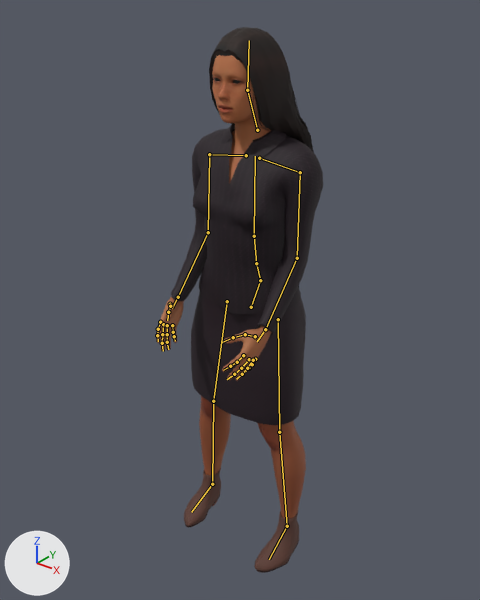
The glTF model public/models/npcs/sandton-professional.glb: old version first, new version second.
Rendered twice from a camera (50 mm lens) standing at (1.137, -1.501, 1.834) and looking at (-0.012, -0.065, 0.944). Arrows for +X, +Y and +Z are at lower left; the lights stay in place. The older version comes first. Both versions are drawn at frame 8 of the action 'idle'; the numbers are the values there. The bones that change, and the others that lie on the model, are drawn over the model as lines.

Objects in the first picture: 'HairShoesMesh', 'OutfitMesh', 'SkinMesh'.
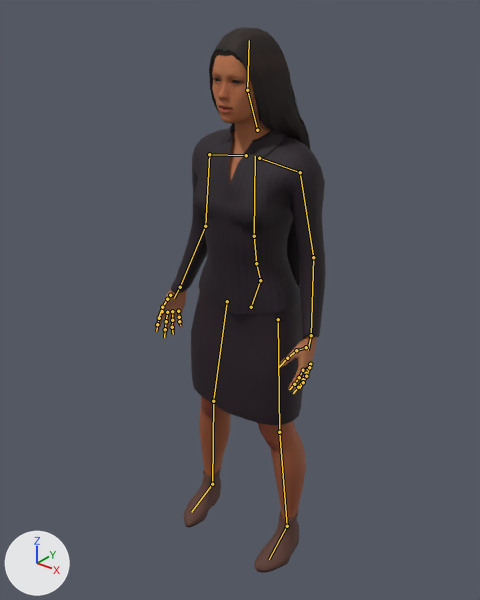
What differs and where, as boxes [x1, y1, x2, y2] in the pictures (480 x 600 px):
'OutfitMesh', posed
    before: [171, 123, 323, 425]
    after: [171, 123, 326, 425]
'SkinMesh', posed (8% wider)
    before: [156, 55, 306, 519]
    after: [155, 55, 317, 519]
'HairShoesMesh', posed
    before: [184, 27, 314, 573]
    after: [184, 27, 311, 573]
bone 'UpperArm_L', root to tip
    before: (300, 172) to (297, 258)
    after: (300, 172) to (313, 257)
bone 'LowerArm_L', root to tip
    before: (297, 258) to (265, 329)
    after: (313, 257) to (311, 335)
bone 'UpperArm_R', root to tip
    before: (209, 154) to (208, 232)
    after: (209, 154) to (205, 226)
bone 'LowerArm_R', root to tip
    before: (208, 232) to (178, 297)
    after: (205, 226) to (180, 287)

The change in detail:
Bone 'UpperArm_L' (bone_upperarm_l) turns from (0, 0, -41) to (-5, -15, -30) degrees about its own x, y and z.
Bone 'LowerArm_L' (bone_lowerarm_l) turns from (0, 0, 0) to (-17, -3, -1) degrees about its own x, y and z.
Bone 'UpperArm_R' (bone_upperarm_r) turns from (0, 0, 41) to (-8, 20, 30) degrees about its own x, y and z.
Bone 'LowerArm_R' (bone_lowerarm_r) turns from (0, 0, 0) to (-15, 3, 1) degrees about its own x, y and z.
